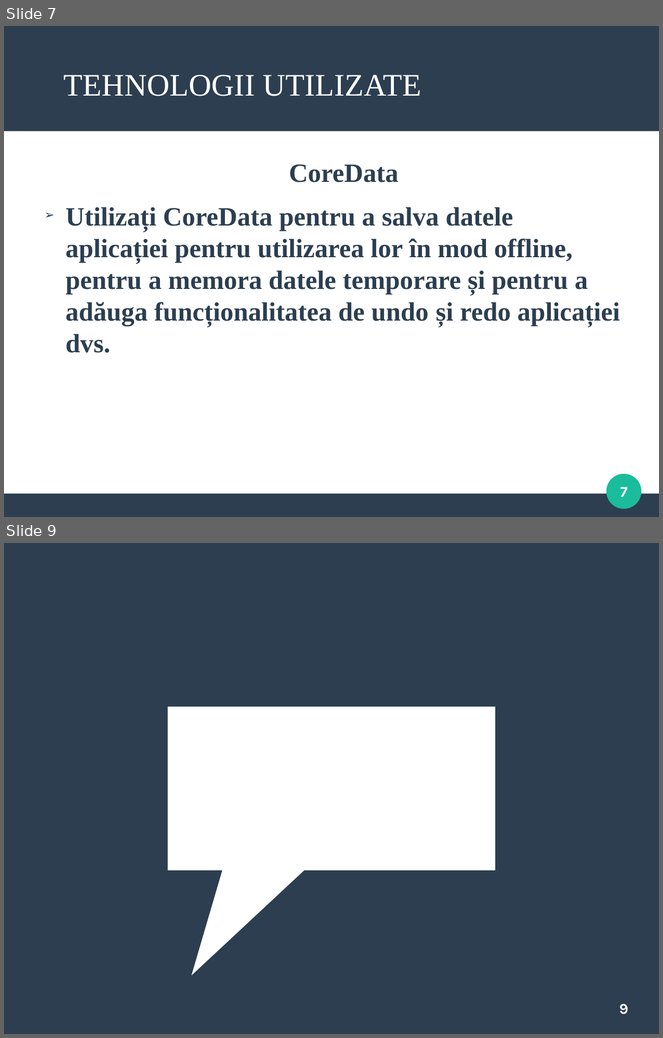
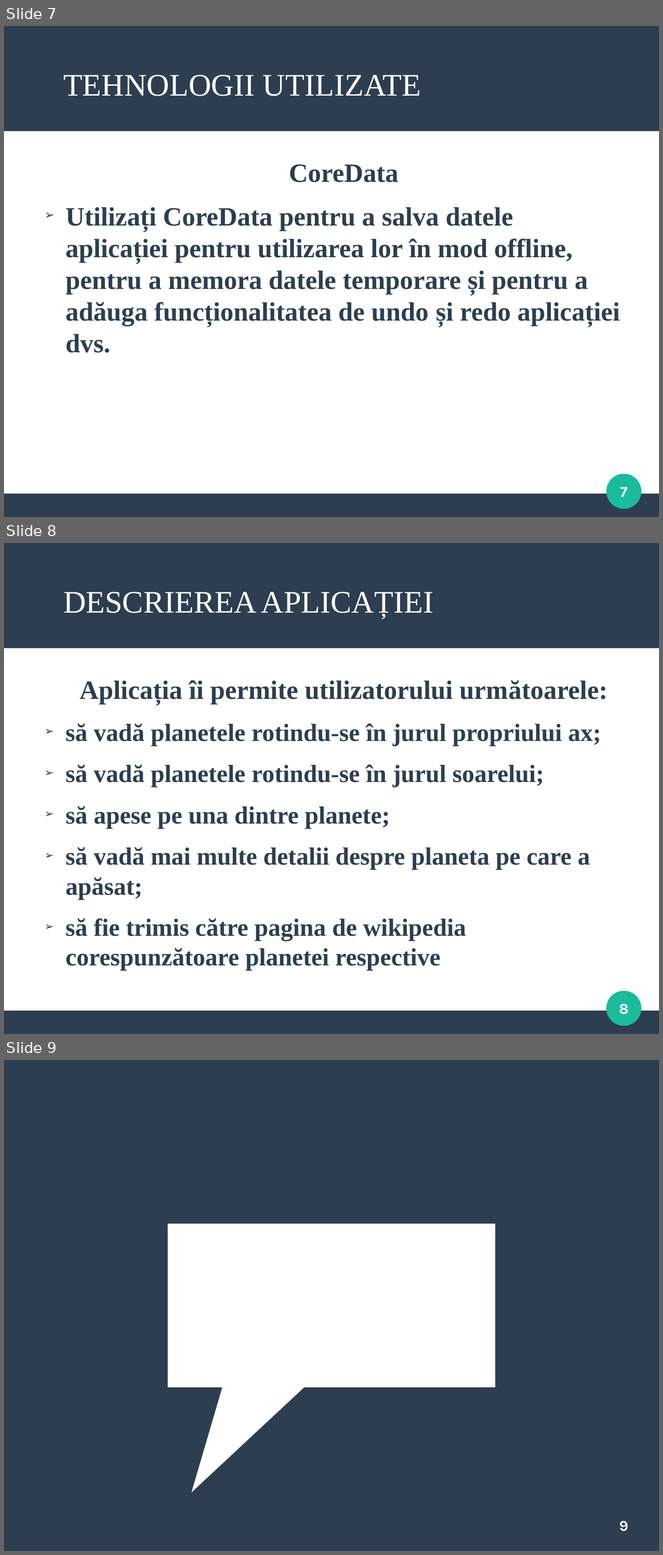
Before and after one commit to VicenteAlbert/ARSolarSystem, a slide deck: Licenta.odp. Shown one above the other, each under a label of ours: slides 7 and 9 before the commit, slides 7, 8 and 9 after it; the slides between them are not shown. The pictures are 663x1038 and 663x1555 pixels, drawn with LibreOffice and Linux fonts; fonts in the diff are those of the drawing. Boxes give left, top, right and bottom in pixels: in the first picture for what was removed or moved away, otherwise in the second. Text is boxed around its words. In the diff, an @@ line names an element or a change of style, - is before the commit and + after.

```diff
--- a/Licenta.odp
+++ b/Licenta.odp
@@ slide 8 added at [4, 543, 659, 1034], background #FFFFFF; not listed: 3 template elements that a slide beside it also shows @@
@@ text added at [63, 592, 434, 619], 38 pt, text #FFFFFF @@
+DESCRIEREA APLICAȚIEI
@@ text added at [65, 680, 608, 971], 30 pt, text #2C3E50, bold @@
+Aplicația îi permite utilizatorului următoarele:
+➢ să vadă planetele rotindu-se în jurul propriului ax;
+➢ să vadă planetele rotindu-se în jurul soarelui;
+➢ să apese pe una dintre planete;
+➢ să vadă mai multe detalii despre planeta pe care a apăsat;
+➢ să fie trimis către pagina de wikipedia corespunzătoare planetei respective
@@ page number added at [619, 1004, 629, 1015], 18 pt, text #FFFFFF, bold @@
+8
```
Also in this commit, not shown: 1 slide removed.
